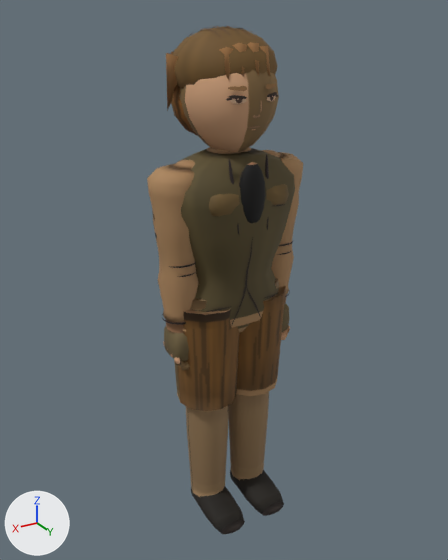
The glTF model assets/models/owl_a.glb, before and after one commit.
The view is the same before and after, from a 50 mm camera at (1.147, 1.878, 1.957) aimed at (0.005, -0.026, 1.005). Arrows for +X, +Y and +Z are at lower left; the lights stay in place. The older version comes first. Vertices at exactly the same position are counted once.

Names of what the first picture shows: 'Body'.
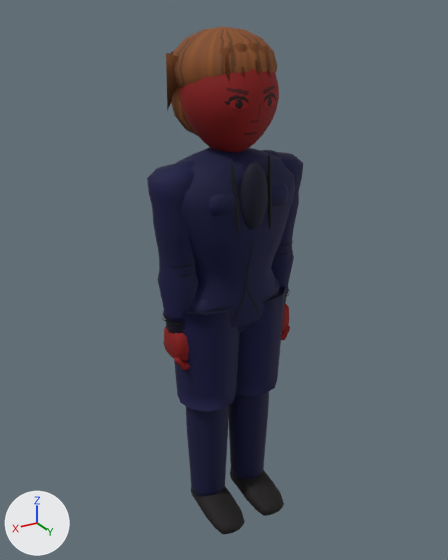
Patch to the scene script:
```diff
--- a/assets/models/owl_a.glb.py
+++ b/assets/models/owl_a.glb.py
@@ me_mesh_0 @@
 # used by ob_body; location = (0.0, 0.0, 0.0)
-me_mesh_0.from_pydata(...)  # 4622 vertices, 8290 faces; spans x -0.31..0.31, y -0.22..0.23, z -0.03..1.92
+me_mesh_0.from_pydata(...)  # 3796 vertices, 7034 faces; spans x -0.31..0.31, y -0.22..0.23, z -0.03..1.92
+# me_mesh_0 part 1: 16 loose pieces with 688 vertices, spanning x -0.1..0.1, y 0.14..0.17, z 1.61..1.75, are deleted
+# me_mesh_0 part 2: 116 vertices moved from x -0.08..0.08, y -0.12..0.18, z 1.25..1.81 to x -0.07..0.08, y -0.12..0.19, z 1.25..1.81; 554 vertices removed from x -0.16..0.16, y -0.2..0.17, z 1.26..1.92; 416 vertices added at x -0.17..0.17, y -0.17..0.19, z 1.26..1.88
+# me_mesh_0 part 3: 1 vertex removed from x 0.01, y 0.14, z 1.04; 1 vertex added at x 0.01, y 0.13, z 1.04
+# me_mesh_0 part 4: 6085 kept faces spanning x -0.31..0.31, y -0.22..0.23, z -0.03..1.92 get new vertex colours
+# other edits to the shape of me_mesh_0 do not show in these pictures
 me_mesh_0.materials.append(mat_material_0)
```

Boxes (x1, y1, x2, y2) around the edits, measured in the pictures (448 x 560 px; the box of a moved part takes in the faces that stretch with it):
part 1 of me_mesh_0, deleted
    before: (226, 84, 278, 128)
part 2 of me_mesh_0, moved or reshaped
    before: (179, 26, 279, 235)
    after: (180, 69, 279, 236)
part 3 of me_mesh_0, moved or reshaped (not visible before)
    after: (243, 272, 248, 295)
part 4 of me_mesh_0, recoloured (brown to blue)
    both: (147, 26, 303, 534)
